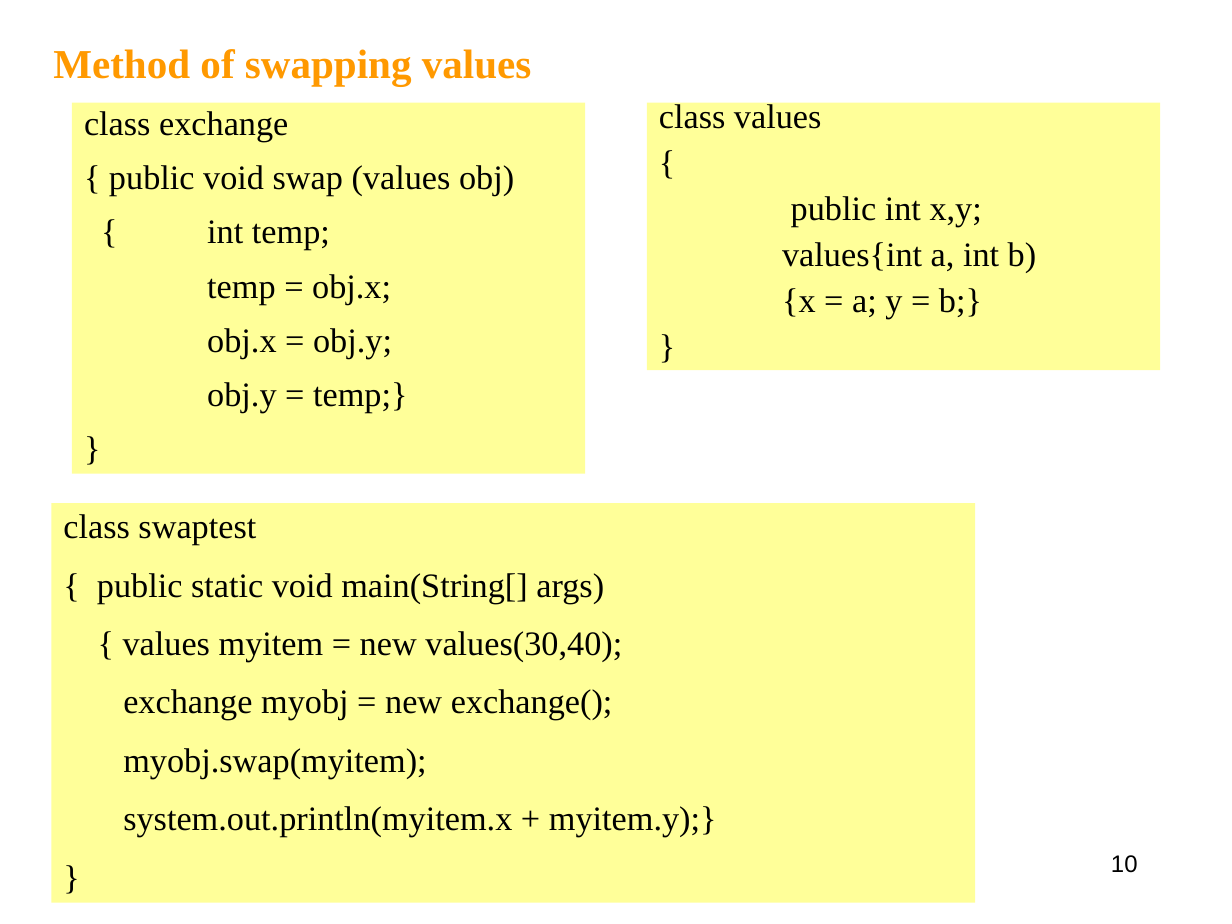
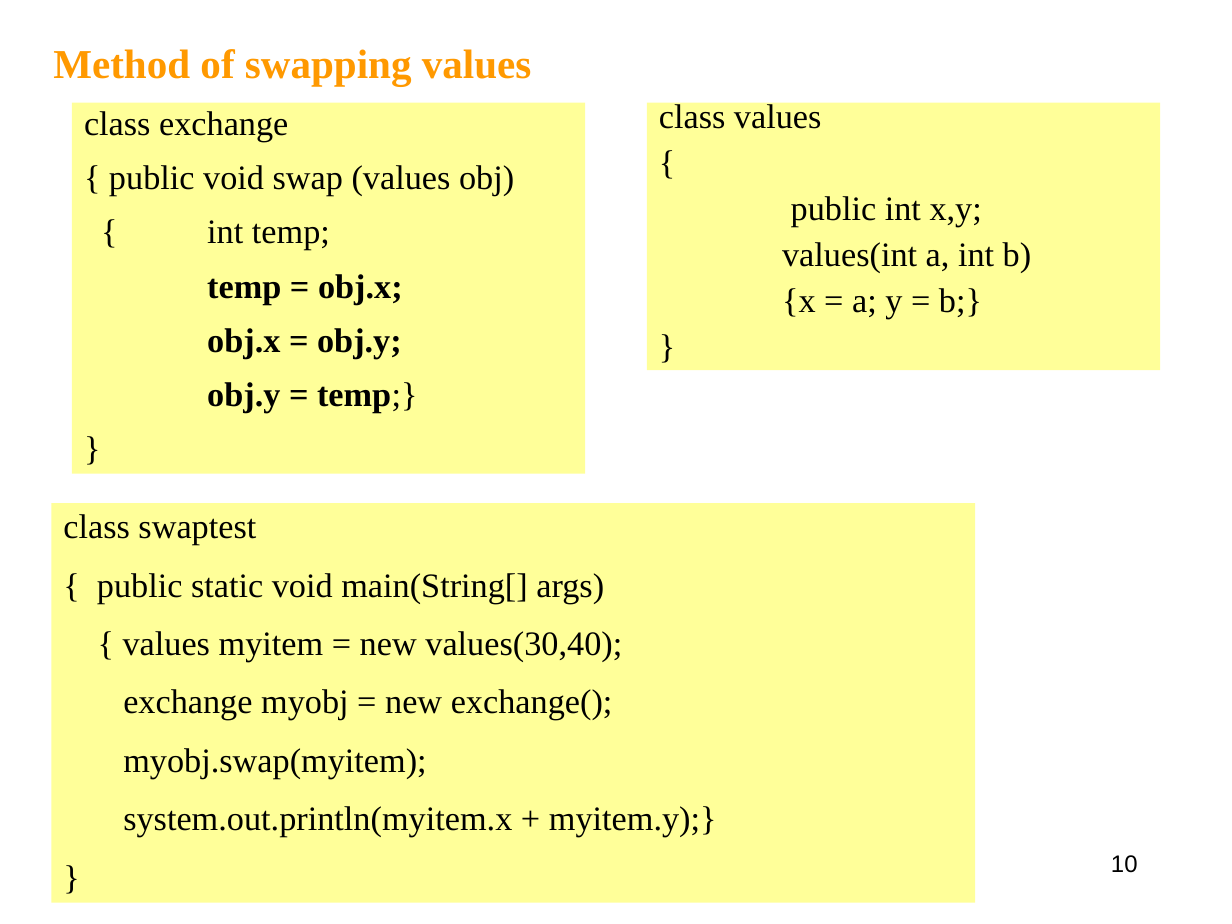
Before and after one commit to Polo08816/AdvancedDataStructures, a slide deck: slide 10 of Slides/Lecture2(Reference).ppt. Drawn at 1232x924 pixels with LibreOffice and Linux fonts; fonts in the diff are those of the drawing. Boxes give left, top, right and bottom in pixels: in the first picture for what was removed or moved away, otherwise in the second. Text is boxed around its words. In the diff, an @@ line names an element or a change of style, - is before the commit and + after.

```diff
--- a/Slides/Lecture2(Reference).ppt
+++ b/Slides/Lecture2(Reference).ppt
@@ text in rectangle at [782, 242, 1032, 273]: text changed @@
-values{int a, int b)
+values(int a, int b)
@@ text in rectangle at [207, 274, 417, 413]: bold on in "temp = obj.x;", "obj.x = obj.y;", "obj.y = temp;}" @@
```
Also in this commit, not shown: 1 other slide changed, 1 other file.
